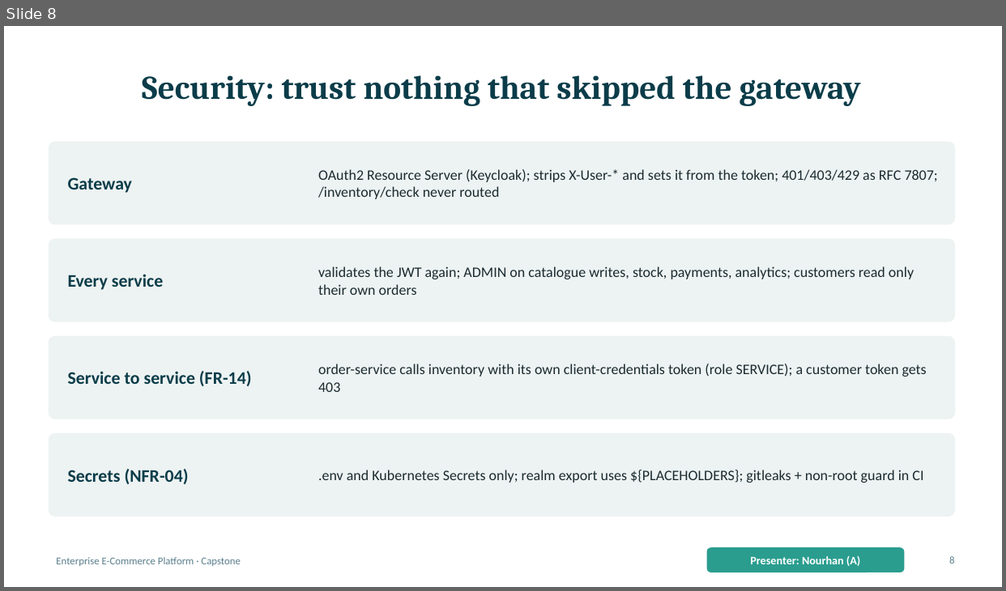
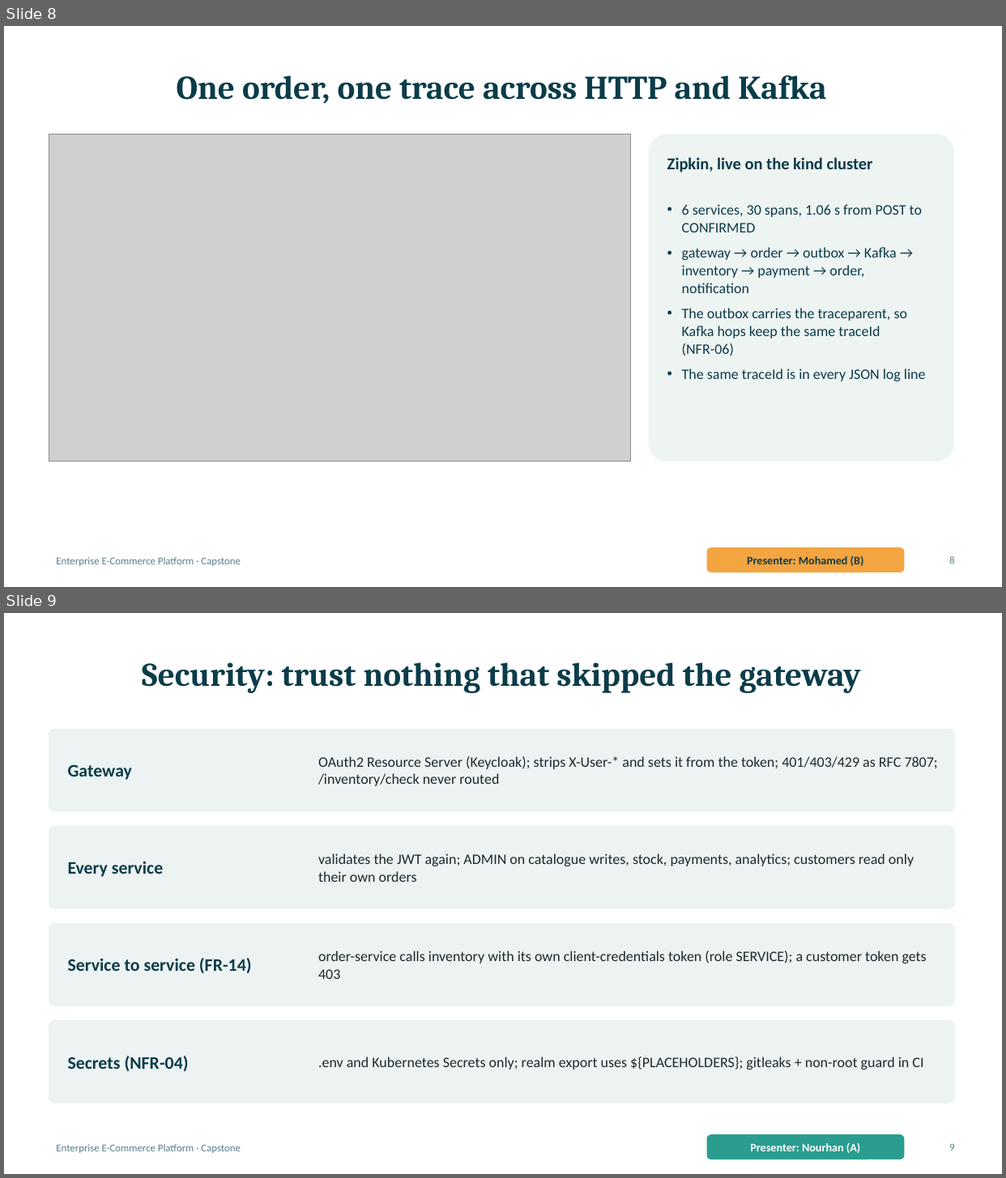
Before and after one commit to 13nour11/capstone-platform, a slide deck: docs/slides/capstone-final.pptx. Shown one above the other, each under a label of ours: slide 8 before the commit, slides 8 and 9 after it. The pictures are 1006x591 and 1006x1178 pixels, drawn with LibreOffice and Linux fonts; fonts in the diff are those of the drawing; grey boxes stand for pictures. Boxes give left, top, right and bottom in pixels: in the first picture for what was removed or moved away, otherwise in the second. Text is boxed around its words. In the diff, an @@ line names an element or a change of style, - is before the commit and + after.

Commit message:
capstone-L6: slides-with-live-screenshots-from-the-cluster-on-main
Four evidence slides from the kind run on main: Zipkin trace across HTTP and Kafka, B2 in
Grafana, ArgoCD 10/10 Synced/Healthy, CI on main + Platform Overview. Names as in the Team
Charter, presenter ranges updated, slide outline and demo script aligned with the deck.

```diff
--- a/docs/slides/capstone-final.pptx
+++ b/docs/slides/capstone-final.pptx
@@ slide 8 added at box(4, 26, 1002, 587), background #FFFFFF; not listed: 1 template element that a slide beside it also shows @@
@@ title added at box(177, 75, 826, 104), 32 pt, text #0B3C49, bold @@
+One order, one trace across HTTP and Kafka
@@ picture added at box(49, 134, 632, 462) @@
@@ rounded rectangle added at box(649, 134, 954, 462), fill #EDF4F2 @@
@@ text added at box(667, 157, 873, 173), 16 pt, text #0D3B4A, bold @@
+Zipkin, live on the kind cluster
@@ text added at box(682, 204, 926, 382), 14 pt, text #0D3B4A @@
+• 6 services, 30 spans, 1.06 s from POST to CONFIRMED
+• gateway → order → outbox → Kafka → inventory → payment → order, notification
+• The outbox carries the traceparent, so Kafka hops keep the same traceId (NFR-06)
+• The same traceId is in every JSON log line
@@ rounded rectangle added at box(707, 548, 905, 573), fill #F2A541, 11 pt, text #0D3B4A, bold @@
+Presenter: Mohamed (B)
@@ page number added at box(949, 557, 954, 564), 10 pt, text #5B7F8C @@
+8
@@ what was slide 8 is now slide 9 @@
@@ page number at box(949, 1144, 954, 1151): text changed @@
-8
+9
```
Also in this commit, not shown: 8 slides changed, 3 other slides added, 10 other files.
